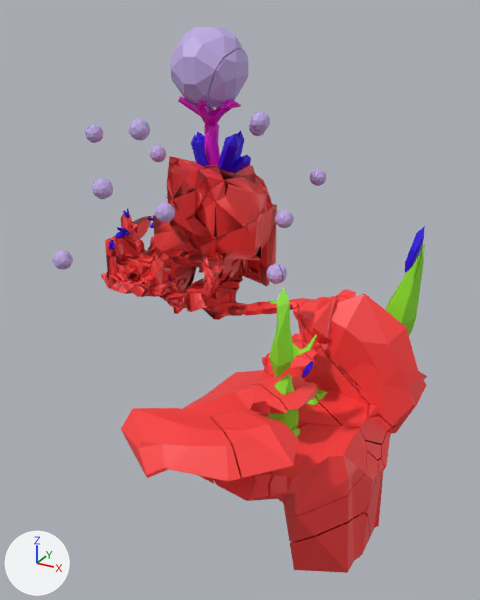
Before and after pictures for a commit that changed the FBX model MRSPG/Assets/Models/Caleb Models/Tutorial Level/completed/Full Tutorial Level.fbx.
The view is the same before and after, from a camera (50 mm lens) standing at (160.0, -245.0, 129.0) and looking at (36.0, -19.0, 16.0). The axes (+X, +Y, +Z) are drawn at lower left. The lights are the same throughout. Where no turn or scale is listed for an object, it has been applied to the vertices. Vertices at the same position are counted once.

Before the edit, the objects in view are built like this:
```python
ob_crystals_1 = bpy.data.objects.new('Crystals_1', me_mesh_002)
ob_crystals_1.location = (38.5, -7.7, 33.8)
ob_end = bpy.data.objects.new('end', me_mesh_001)
ob_end.location = (-10.2, 6.8, 4.6)
ob_floating_balls = bpy.data.objects.new('floating_balls', me_mesh_003)
ob_floating_balls.location = (-1.0, 5.4, 62.6)
ob_pillars = bpy.data.objects.new('pillars', me_mesh_004)
ob_pillars.location = (80.3, -25.0, 0.5)
ob_rocks = bpy.data.objects.new('rocks', me_mesh_005)
ob_rocks.location = (55.5, -25.0, -4.9)
ob_start = bpy.data.objects.new('start', me_mesh)
ob_start.location = (64.4, -36.2, -25.2)
ob_tree = bpy.data.objects.new('tree', me_mesh_006)
ob_tree.location = (1.0, 21.5, 81.7)
```
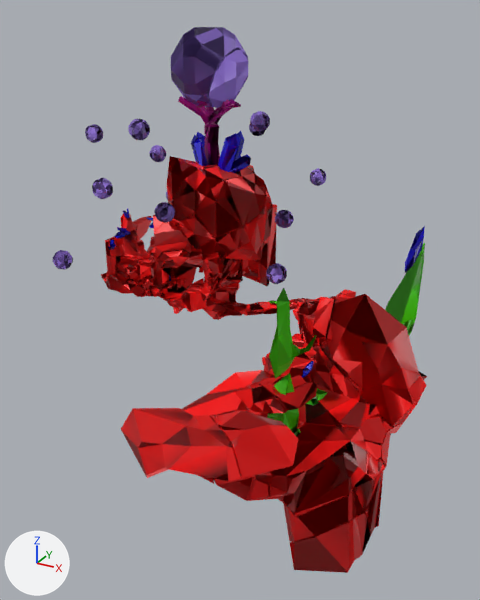
What differs and where, as boxes [x1, y1, x2, y2] in the pictures (480 x 600 px):
'start', recoloured: [121, 289, 427, 573] in both
'end', recoloured: [101, 156, 277, 320] in both
'floating_balls', recoloured: [53, 27, 326, 284] in both
'pillars', recoloured: [267, 242, 425, 437] in both
'rocks', recoloured: [268, 300, 328, 405] in both
part 1 of me_mesh, built on: before [279, 421, 304, 501]; after [121, 289, 427, 573]
part 3 of me_mesh_004, added (green): after [267, 288, 317, 437]
part 4 of me_mesh_004, added (green): after [385, 242, 425, 335]
part 6 of me_mesh_006, added (purple): after [178, 96, 241, 165]
part 8 of me_mesh_001, built on (red): after [101, 156, 277, 320]
part 9 of me_mesh_002, built on: before [111, 143, 194, 250]; after [108, 131, 251, 250]
part 10 of me_mesh_002, built on: after [302, 361, 314, 378]
part 11 of me_mesh_002, added: after [405, 226, 425, 273]
part 13 of me_mesh_003, added (purple): after [53, 27, 326, 284]
part 14 of me_mesh_003, built on: after [85, 124, 103, 143]

The change in detail:
Material 'Mat.1' (mat_mat_1) changes colour from green #8ee72b to green #45cc06; in linear values from (0.27, 0.8, 0.024) to (0.0591, 0.604, 0.00186).
Material 'Mat' (mat_mat) changes colour from red #ff3f3f to red #ff0d0d; in linear values from (1.0, 0.05, 0.05) to (1.0, 0.00394, 0.00394).
Material 'Mat.4' (mat_mat_4) changes colour from purple #c1abe7 to purple #8868cc; in linear values from (0.532, 0.408, 0.8) to (0.245, 0.139, 0.604).
me_mesh_001 is used by ob_end; location (-10.2, 6.8, 4.6).
me_mesh_001 had 2461 vertices, 4586 faces and spanned x -48.7..36.0, y -19.8..60.9, z -18.2..67.3.
me_mesh_001 now has 13762 vertices, 13901 faces and spans x -48.7..36.0, y -19.8..60.9, z -18.2..67.3.
me_mesh_001 part 8: 7 vertices moved within x -24.7..13.8, y -9.9..31.6, z -4.4..12.7; 1 vertex removed from x 22.0, y -6.4, z 29.0; 11302 vertices added at x -48.7..36.0, y -19.8..60.9, z -18.2..67.3.
me_mesh_004 is used by ob_pillars; location (80.3, -25.0, 0.5).
me_mesh_004 had 166 vertices, 257 faces and spanned x -17.3..24.1, y -34.2..40.8, z -26.3..44.9.
me_mesh_004 now has 826 vertices, 836 faces and spans x -17.3..24.1, y -34.2..40.8, z -26.3..44.9.
me_mesh_004 part 3: 484 vertices added at x -17.3..3.0, y -34.2..-18.7, z -26.3..38.4.
me_mesh_004 part 4: 176 vertices added at x 1.1..24.1, y 18.5..40.8, z -22.2..44.9.
me_mesh_004 part 5: the surface is now shaded smooth.
me_mesh_006 is used by ob_tree; location (1.0, 21.5, 81.7).
me_mesh_006 had 268 vertices, 465 faces and spanned x -16.3..15.0, y -15.2..14.4, z -26.0..16.3.
me_mesh_006 now has 1458 vertices, 1462 faces and spans x -16.3..15.0, y -15.2..14.4, z -26.0..16.3.
me_mesh_006 part 6: 1190 vertices added at x -16.3..15.0, y -15.2..14.4, z -26.0..16.3.
me_mesh_006 part 7: the surface is now shaded smooth.
me_mesh_002 is used by ob_crystals_1; location (38.5, -7.7, 33.8).
me_mesh_002 had 328 vertices, 554 faces and spanned x -84.0..66.0, y -45.0..37.0, z -29.0..46.0.
me_mesh_002 now has 1676 vertices, 1720 faces and spans x -84.0..66.0, y -45.0..37.0, z -29.0..46.0.
me_mesh_002 part 9: 21 vertices moved within x -84.0..-42.0, y 2.0..23.0, z -13.0..41.0; 1054 vertices added at x -84.0..-17.0, y -1.0..37.0, z -13.0..46.0.
me_mesh_002 part 10: 1 vertex moved within x 41.0, y -43.0, z -26.0; 188 vertices added at x 41.0..45.0, y -45.0..-42.0, z -26.0..-19.0.
me_mesh_002 part 11: 48 vertices added at x 60.0..66.0, y 7.0..13.0, z 0.0..19.0.
me_mesh_002 part 12: the surface is now shaded smooth.
me_mesh is used by ob_start; location (64.4, -36.2, -25.2).
me_mesh had 1385 vertices, 2037 faces and spanned x -44.6..48.8, y -72.5..64.0, z -50.1..49.5.
me_mesh now has 6749 vertices, 6784 faces and spans x -44.6..48.8, y -72.5..64.0, z -50.1..49.5.
me_mesh part 1: 2 vertices moved within x -0.1..6.7, y -26.0..-7.2, z -11.1..1.0; 4 vertices removed from x -2.9..25.4, y -18.6..47.4, z -10.7..19.2; 5368 vertices added at x -44.6..48.8, y -72.5..64.0, z -50.1..49.5.
me_mesh part 2: the surface is now shaded smooth.
me_mesh_003 is used by ob_floating_balls; location (-1.0, 5.4, 62.6).
me_mesh_003 had 886 vertices, 1136 faces and spanned x -54.9..55.7, y -52.5..61.9, z -37.9..59.2.
me_mesh_003 now has 3980 vertices, 4012 faces and spans x -54.9..55.7, y -52.5..61.9, z -37.9..59.2.
me_mesh_003 part 13: 2725 vertices added at x -42.2..55.7, y -52.5..61.9, z -37.9..59.2.
me_mesh_003 part 14: 2 vertices moved within x -49.5..-48.7, y -2.5..-2.3, z 13.1..14.2; 369 vertices added at x -54.9..-46.7, y -10.5..-2.0, z 9.0..17.1.
me_mesh_003 part 15: the surface is now shaded smooth.
